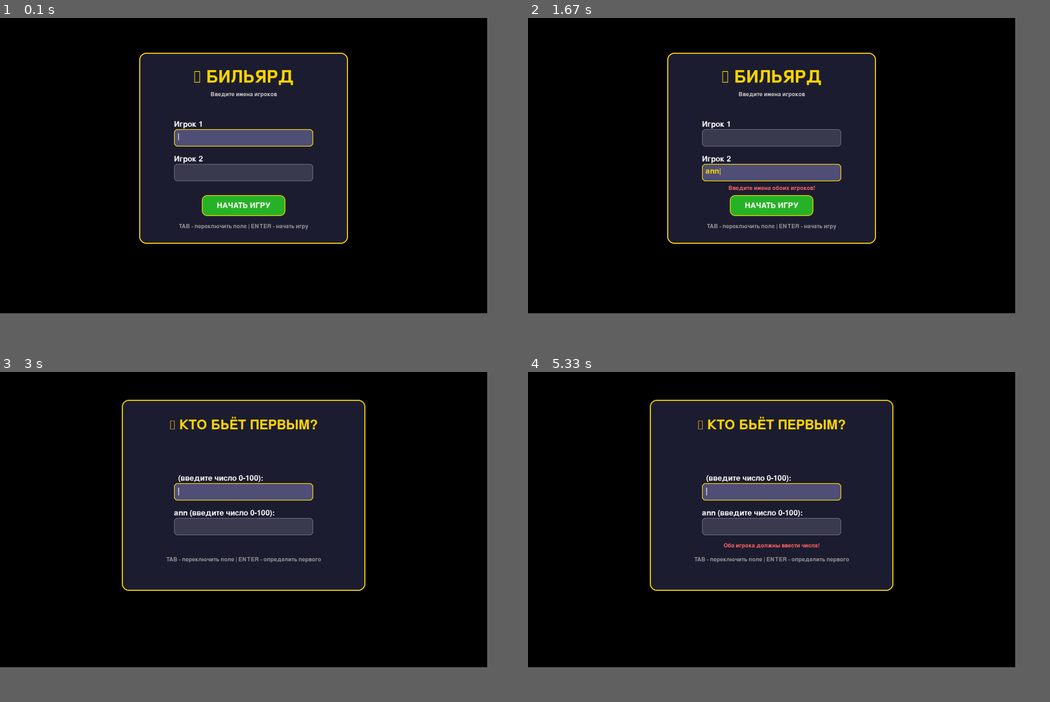
Above: before the commit, frames 1-4 (two rows, left to right).
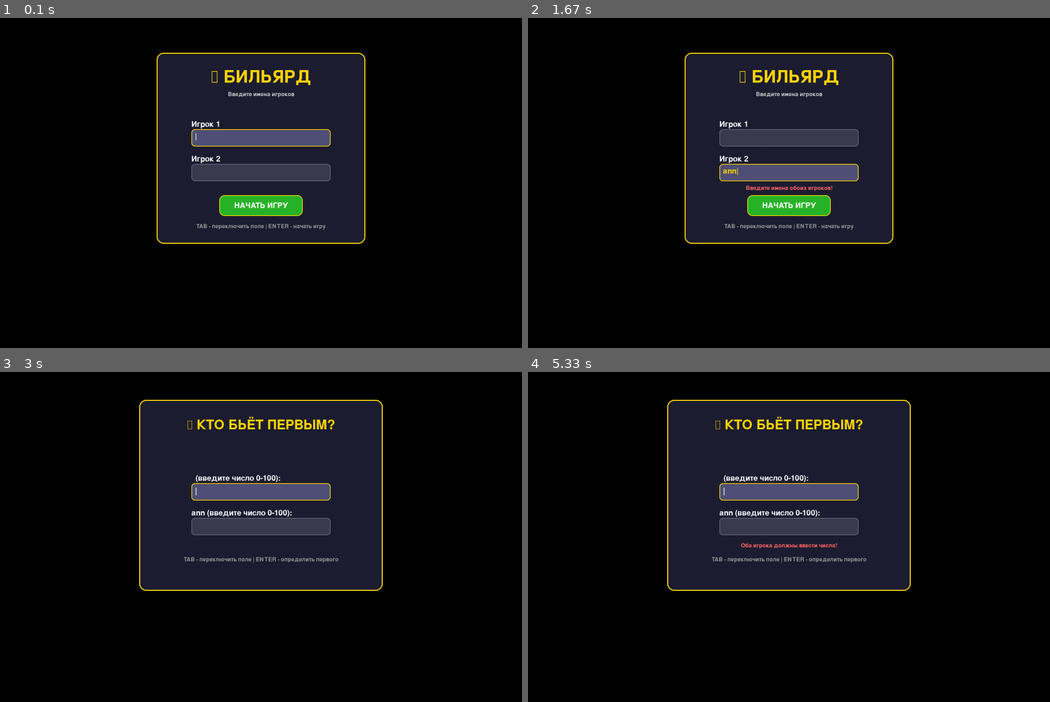
Above: after the commit, the same moments.

Repository: 174rulit/billiard-pygame
Game: pygame game, started from main.py
Two runs of this game, one before a commit and one after it. Both use one fixed random seed, a clock stepped at 60 frames per second and the inputs below.
Inputs (mouse positions are in pixels of both pictures, inside the frame that each line leads up to):
- Up to frame 1 (0.1 s): no input
- Up to frame 2 (1.67 s): click (768, 196) at 0.38 s; tap Space at 0.67 s; press the mouse at (789, 166) at 1.03 s; move the mouse to (888, 235) at 1.13 s; release the mouse at (987, 308) at 1.27 s; type "ann" at 1.33 s
- Up to frame 3 (3 s): tap Enter at 1.67 s; press the mouse at (261, 527) at 1.87 s; move the mouse to (187, 556) at 1.97 s; release the mouse at (114, 589) at 2.1 s; tap Space at 2.23, 2.53 s; press the mouse at (261, 490) at 2.7 s; move the mouse to (250, 451) at 2.8 s; release the mouse at (234, 414) at 2.93 s
- Up to frame 4 (5.33 s): press the mouse at (789, 527) at 3.03 s; move the mouse to (768, 546) at 3.13 s; release the mouse at (742, 566) at 3.27 s; press the mouse at (789, 490) at 3.7 s; move the mouse to (820, 527) at 3.8 s; release the mouse at (851, 566) at 3.93 s; press the mouse at (789, 527) at 4.03 s; move the mouse to (794, 589) at 4.13 s; release the mouse at (799, 655) at 4.27 s; click (768, 494) at 4.38 s; tap Enter at 5.17 s
The window is 840x510 before the commit and 900x570 after it. Grey fills any space a smaller window leaves; there, only what the larger window draws over its background counts as a difference.

The runs differ from the first frame. In frame 1, 6.5% of the frame differs, in the area x 26-70%, y 10-69%; in frame 2, 6.7%; in frame 3, 6.2%; in frame 4, 6.4%.

Commit message:
Update config.py

Diff:
--- a/config.py
+++ b/config.py
@@ -5,8 +5,8 @@
 import os
 
 # Размеры окна
-SCREEN_WIDTH = 1400
-SCREEN_HEIGHT = 850
+SCREEN_WIDTH = 1500
+SCREEN_HEIGHT = 950
 TABLE_MARGIN = 70
 
 # Размеры стола
